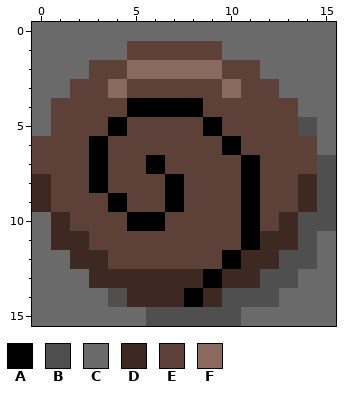
Edited in one commit: pixel-art file (Assets/Art/UI/Icons/Item Icons/Quest Items/Icon_SnailShell.aseprite). This is how it looked before the edit.
16x16 pixels, 1 frame. Colours within 5 levels of each other are drawn and written as one.
Visible layers, top first: "Item", "Shadow", "Background".
Palette (. is transparent): A #000000  B #4f4f4f  C #6a6a6a  D #3d2822  E #5d4037  F #8a6a5e
Pixels before, first column x 0:
 0 CCCCCCCCCCCCCCCC
 1 CCCCCEEEEECCCCCC
 2 CCCEEFFFFFEECCCC
 3 CCEEFEEEEEFEECCC
 4 CEEEEAAAAEEEEECC
 5 CEEEAEEEEAEEEEBC
 6 EEEAEEEEEEAEEEEC
 7 EEEAEEAEEEEAEEEB
 8 DEEAEEEAEEEAEEDB
 9 DEEEAEEAEEEAEEDB
10 CDEEEAAEEEEAEDBB
11 CDDEEEEEEEEADDBC
12 CCDDEEEEEEADDBBC
13 CCCDDDDDDADDBBCC
14 CCCCBDDDADBBBCCC
15 CCCCCCBBBBBCCCCC
New version:
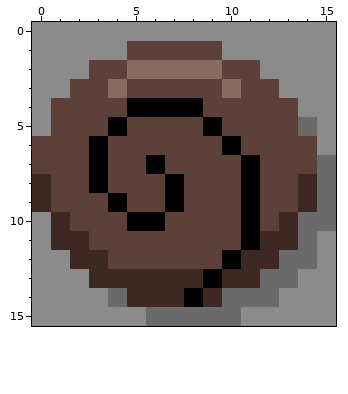
Edits made:
colour B: #4f4f4f -> #6a6a6a
colour C: #6a6a6a -> #8b8b8b
Where, in picture pixels (left, top, right, bottom), the same in both pictures:
changed: (32, 22, 336, 326)
